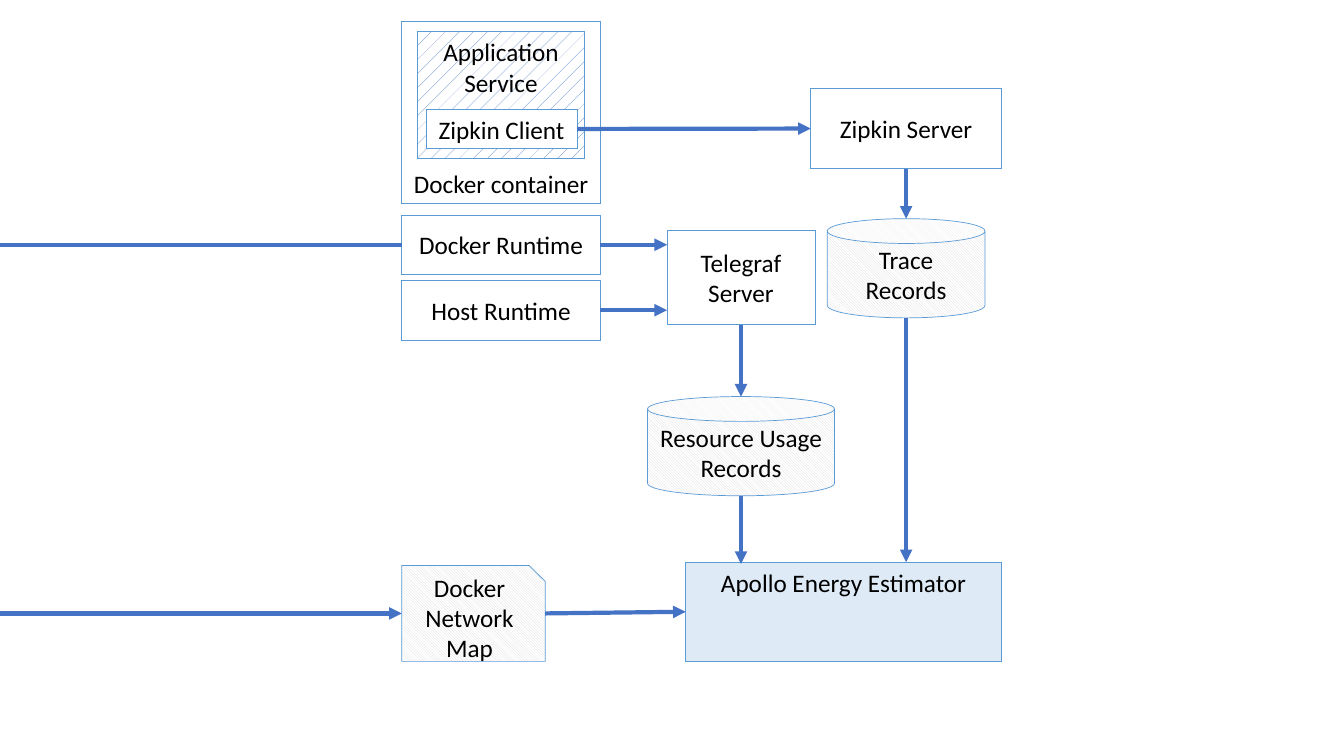
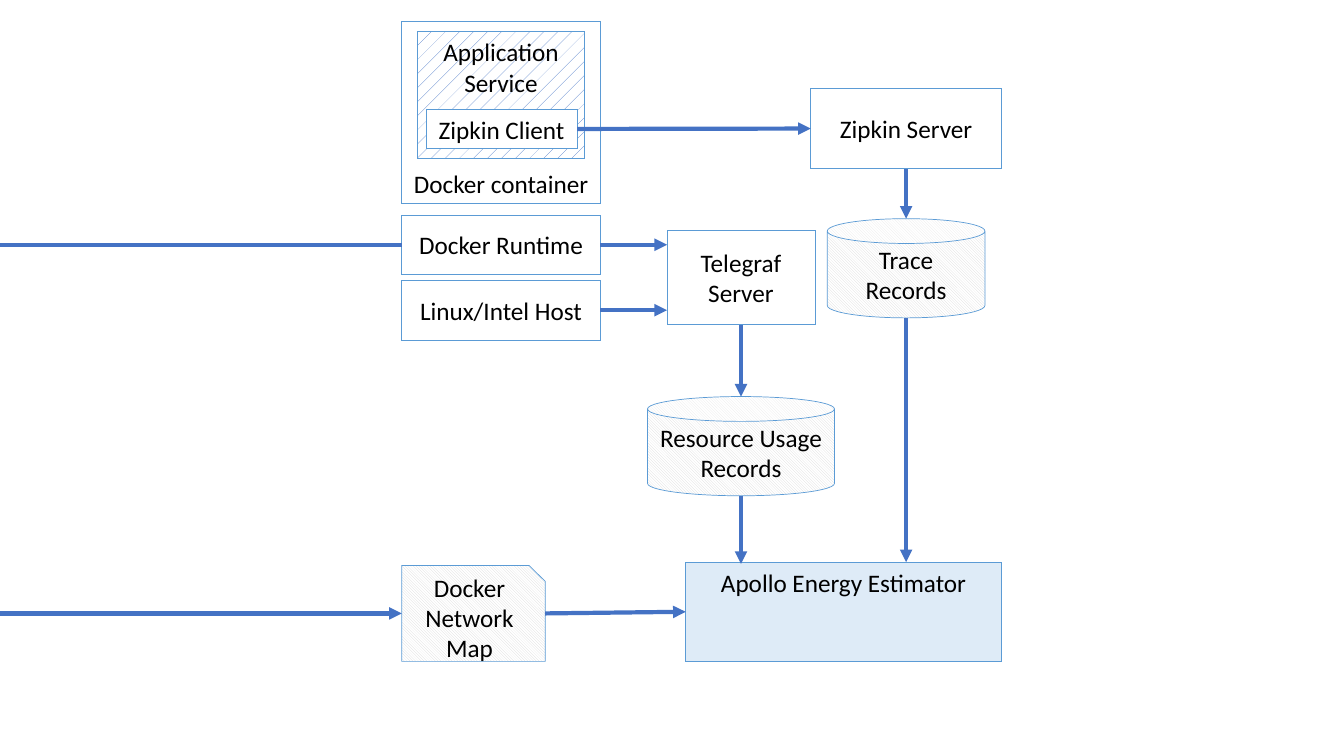
Before and after one commit to eoinwoods/phdthesis, a slide deck: slide 4 of Figures/Figure-Sources.pptx. Drawn at 1344x756 pixels with LibreOffice and Linux fonts; fonts in the diff are those of the drawing. Boxes give left, top, right and bottom in pixels: in the first picture for what was removed or moved away, otherwise in the second. Text is boxed around its words. In the diff, an @@ line names an element or a change of style, - is before the commit and + after.

Commit message:
Update to diagram sources

```diff
--- a/Figures/Figure-Sources.pptx
+++ b/Figures/Figure-Sources.pptx
@@ text in rectangle at <box>420,302,582,321</box>: text changed @@
-Host Runtime
+Linux/Intel Host
```
